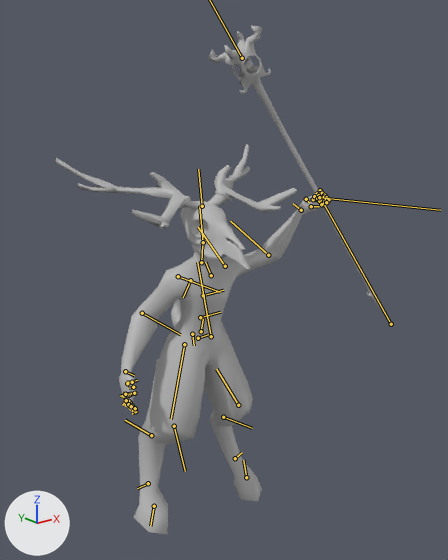
An edit to the FBX model Assets/Imported Items/Animation/Boss/Boss_Animation_Spellcast.fbx, drawn before and after from the same camera.
The view is the same before and after, from a 50 mm lens placed at (-0.441, -0.725, 0.419), pointed at (0.027, -0.141, 0.185). The lights are fixed; the arrows at lower left show +X, +Y and +Z. Both versions are drawn at frame 40 of the action 'Take 001'; the numbers are the values there. The bones that bend it are drawn over the model as lines.

In view in the first picture: 'BossGeo'.
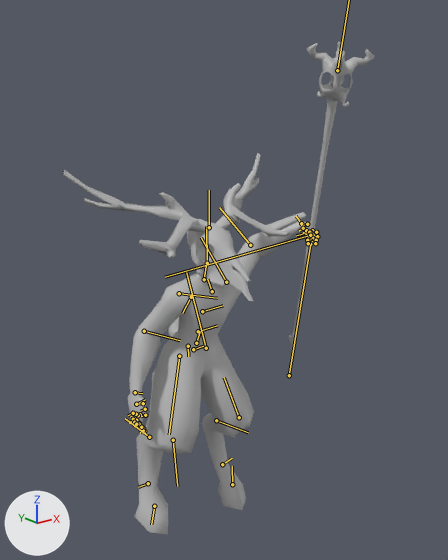
Changed parts and their boxes (x1, y1, x2, y2) in the pictures (448 x 560 px):
'BossGeo', posed (7% narrower)
    before: (55, 26, 393, 534)
    after: (62, 41, 375, 534)
bone 'joint1', root to tip
    before: (198, 338) to (208, 334)
    after: (193, 349) to (203, 346)
bone 'joint12', root to tip
    before: (225, 266) to (198, 227)
    after: (226, 282) to (201, 237)
bone 'joint54', root to tip
    before: (311, 206) to (319, 206)
    after: (306, 233) to (296, 235)
bone 'joint31', root to tip
    before: (178, 276) to (220, 292)
    after: (179, 293) to (217, 298)
bone 'joint32', root to tip
    before: (142, 313) to (180, 334)
    after: (144, 331) to (180, 340)
bone 'joint53', root to tip
    before: (127, 383) to (137, 380)
    after: (136, 404) to (145, 399)
bone 'joint6', root to tip
    before: (211, 336) to (197, 262)
    after: (206, 348) to (186, 272)
bone 'joint7', root to tip
    before: (238, 405) to (216, 369)
    after: (239, 417) to (224, 377)
bone 'joint8', root to tip
    before: (223, 417) to (252, 428)
    after: (216, 420) to (248, 432)
bone 'joint20', root to tip
    before: (184, 344) to (171, 419)
    after: (179, 356) to (169, 434)
bone 'joint21', root to tip
    before: (174, 426) to (185, 471)
    after: (173, 440) to (177, 486)
bone 'joint22', root to tip
    before: (151, 435) to (125, 420)
    after: (149, 437) to (125, 418)

The edits, one by one:
Bone 'joint1' (bone_joint1) moves from (-7.8, -0.9, 12.2) to (-9.3, -1.6, 12.4).
Bone 'joint1' (bone_joint1) turns from (0, 5, 0) to (0, 13, 0) degrees about its own x, y and z.
Bone 'joint12' (bone_joint12) turns from (-61, -8, 31) to (-15, 15, 49) degrees about its own x, y and z.
Bone 'joint54' (bone_joint54) moves from (-0.7, 0.5, 1.0) to (-1.4, 0.4, -1.2).
Bone 'joint54' (bone_joint54) turns from (-38, -31, 5) to (-127, 42, 22) degrees about its own x, y and z.
Bone 'joint31' (bone_joint31) turns from (-3, 21, -42) to (5, 13, -47) degrees about its own x, y and z.
Bone 'joint32' (bone_joint32) turns from (-1, -42, 7) to (-1, -39, 6) degrees about its own x, y and z.
Bone 'joint53' (bone_joint53) moves from (0.2, 0.8, -0.2) to (0.1, 0.7, -0.1).
Bone 'joint53' (bone_joint53) turns from (-13, -10, -34) to (-11, -6, -28) degrees about its own x, y and z.
Bone 'joint6' (bone_joint6) turns from (-6, 0, 9) to (-23, 1, 8) degrees about its own x, y and z.
Bone 'joint7' (bone_joint7) turns from (0, 0, 0) to (3, 4, 24) degrees about its own x, y and z.
Bone 'joint8' (bone_joint8) turns from (0, 0, 0) to (0, -3, 13) degrees about its own x, y and z.
Bone 'joint20' (bone_joint20) turns from (-1, 0, 10) to (-16, 2, 13) degrees about its own x, y and z.
Bone 'joint21' (bone_joint21) turns from (0, 0, 1) to (2, 4, 23) degrees about its own x, y and z.
Bone 'joint22' (bone_joint22) turns from (0, 0, 0) to (0, -3, 13) degrees about its own x, y and z.
